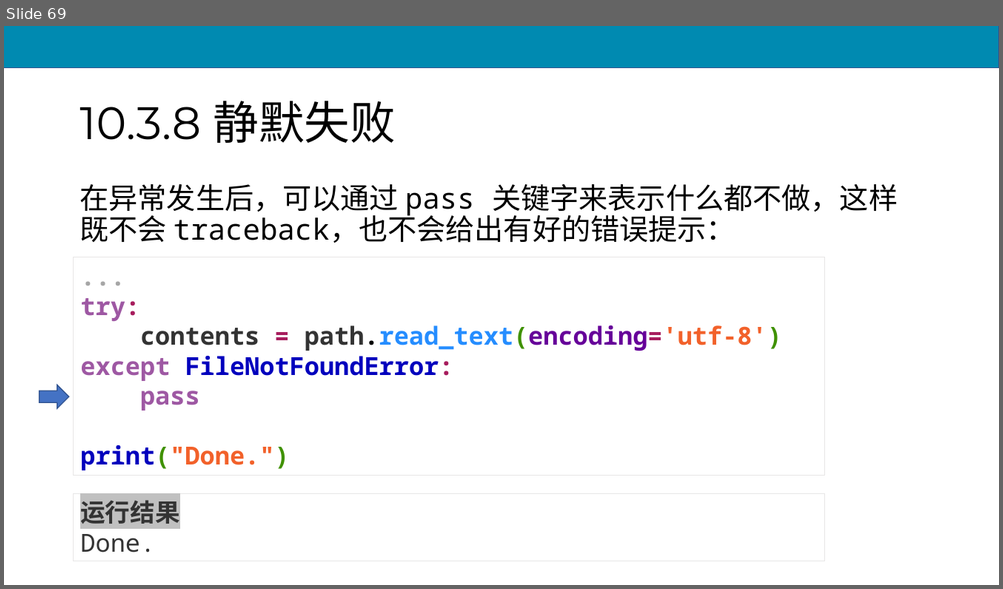
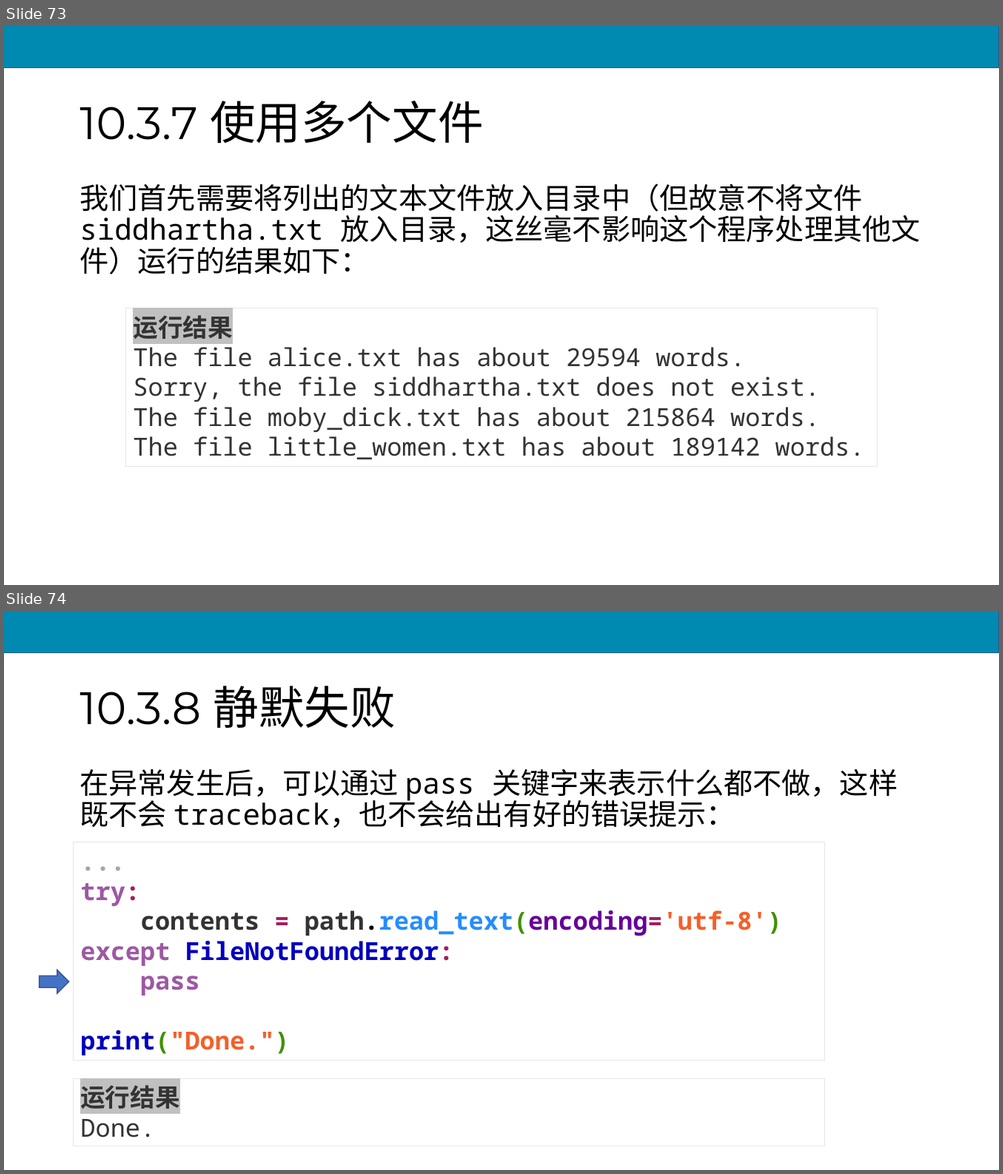
Before and after one commit to scruel/pcc_3e_slides, a slide deck: PPT/python10.pptx. Shown one above the other, each under a label of ours: slide 69 before the commit, slides 73 and 74 after it. The pictures are 1003x589 and 1003x1174 pixels, drawn with LibreOffice and Linux fonts; fonts in the diff are those of the drawing. Boxes give left, top, right and bottom in pixels: in the first picture for what was removed or moved away, otherwise in the second. Text is boxed around its words. In the diff, an @@ line names an element or a change of style, - is before the commit and + after.

```diff
--- a/PPT/python10.pptx
+++ b/PPT/python10.pptx
@@ slide 73 added at <box>4,26,999,585</box>, background #FFFFFF; not listed: 1 template element that a slide beside it also shows @@
@@ title added at <box>79,101,484,144</box>, 44 pt, text #000000 @@
+10.3.7 使用多个文件
@@ text added at <box>79,184,920,275</box>, 28 pt, text #000000 @@
+我们首先需要将列出的文本文件放入目录中（但故意不将文件 siddhartha.txt 放入目录，这丝毫不影响这个程序处理其他文件）运行的结果如下：
@@ rectangle added at <box>125,309,877,467</box>, outline #E7E6E6 0.75 pt, 24 pt, text #333333 @@
+运行结果
+The file alice.txt has about 29594 words.
+Sorry, the file siddhartha.txt does not exist.
+The file moby_dick.txt has about 215864 words.
+The file little_women.txt has about 189142 words.
@@ what was slide 69 is now slide 74 @@
```
Also in this commit, not shown: 6 slides changed, 4 other slides added, 5 other files.
